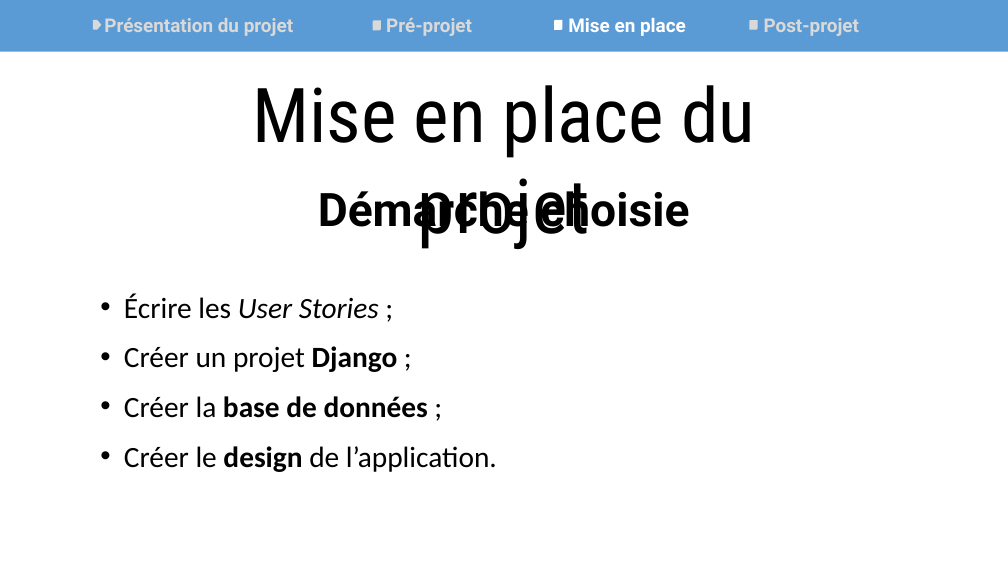
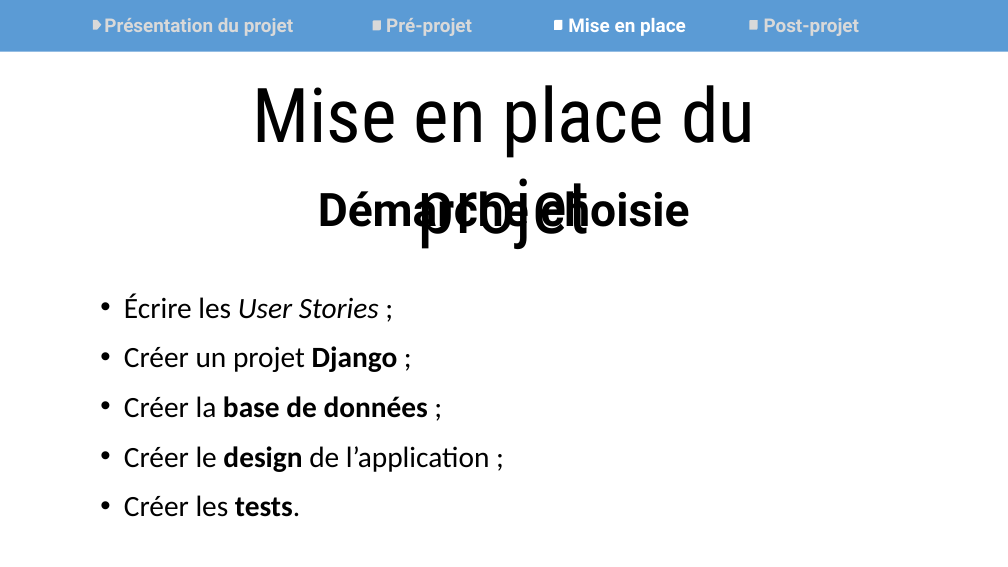
Before and after one commit to Synkied/OC_Projet-8, a slide deck: slide 9 of livrables/Projet8_Purbeurre_Nutellove.pptx. Drawn at 1008x567 pixels with LibreOffice and Linux fonts; fonts in the diff are those of the drawing. Boxes give left, top, right and bottom in pixels: in the first picture for what was removed or moved away, otherwise in the second. Text is boxed around its words. In the diff, an @@ line names an element or a change of style, - is before the commit and + after.

```diff
--- a/livrables/Projet8_Purbeurre_Nutellove.pptx
+++ b/livrables/Projet8_Purbeurre_Nutellove.pptx
@@ text at <box>124,446,490,472</box>: text changed @@
-• Créer le design de l’application.
+• Créer le design de l’application ;
@@ text added at <box>124,495,300,517</box>, 28 pt, text #000000 @@
+• Créer les tests.
```
Also in this commit, not shown: 1 other file.
